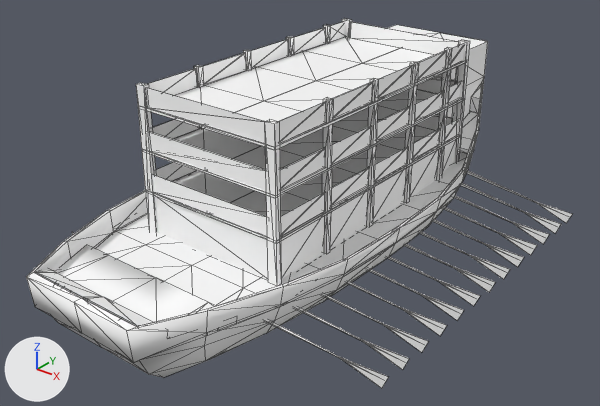
One commit to the COLLADA model art/meshes/structural/chin_ship_tower.dae: the scene before it, then after it.
Before and after are seen from a camera (50 mm lens) standing at (34.9, -44.4, 29.7) and looking at (0.8, -1.8, 3.3). Every picture has the same lights, and +X, +Y and +Z are marked at lower left. Mesh edges are drawn as thin lines. Where no turn or scale is listed for an object, it has been applied to the vertices.

Objects in the first picture: 'chin_towershipa'.
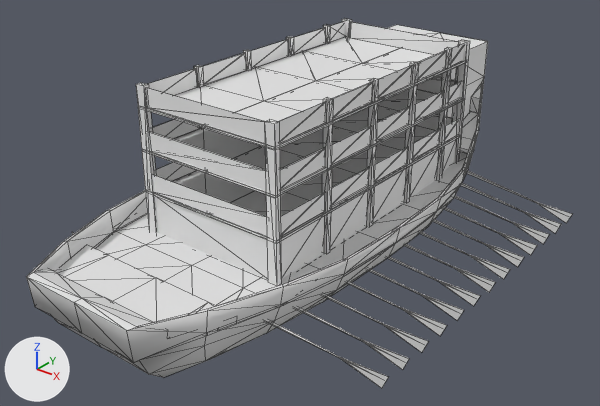
Changed parts and their boxes (x1, y1, x2, y2) in the pictures (600 x 406 px; the box of a moved part takes in the faces that stretch with it):
'chin_towershipa', recoloured, reshaped: (26, 19, 572, 388) in both
part 1 of me_chin_towership_mesh_mesh, moved or reshaped: before (35, 269, 153, 326); after (34, 269, 153, 327)

The change, as a list of edits to the scene's bpy script:
```text
Change mat_material_003:
    mat_material_003.base_color: (1.0, 1.0, 1.0) -> (0.8, 0.8, 0.8)  # white #ffffff -> white #e7e7e7
Change me_chin_towership_mesh_mesh:
    used by ob_chin_towershipa; location = (0.1, -0.35, 4.93)
    remove me_chin_towership_mesh_mesh.from_pydata(...)  # 1155 vertices, 1090 faces; spans x -15.0..14.4, y -20.8..19.2, z -6.8..8.1
    add me_chin_towership_mesh_mesh.from_pydata(...)  # 1188 vertices, 1119 faces; spans x -15.0..14.4, y -20.8..19.2, z -6.8..8.1
    me_chin_towership_mesh_mesh part 1
    6 vertices are removed from x -5.0..4.5, y -20.1, z -1.0..-0.9
    17 faces are deleted
    14 new faces join them
```
